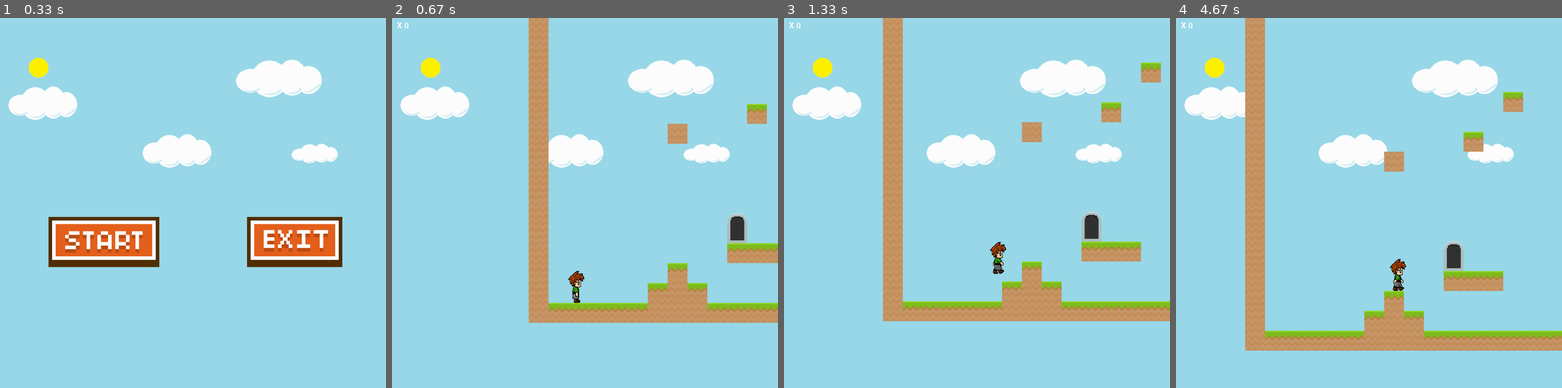
Above: before the commit, frames 1-4 (left to right).
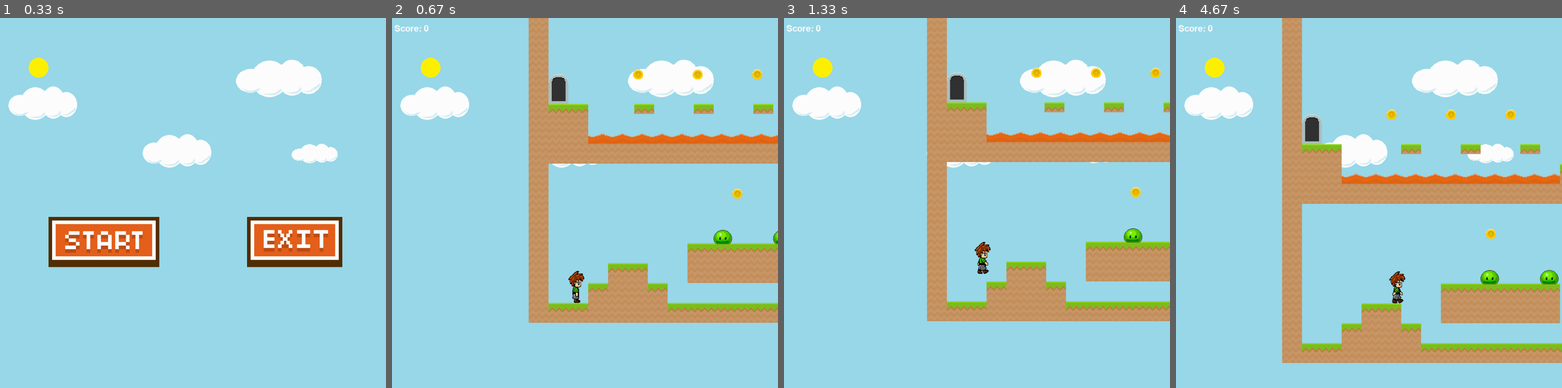
Above: after the commit, the same moments.

Repository: BHalpert/PyGamePlaformGame
Game: pygame game, started from main.py
Two runs of this game, one before a commit and one after it. Both use one fixed random seed, a clock stepped at 60 frames per second and the inputs below.
Inputs (mouse positions are in pixels of both pictures, inside the frame that each line leads up to):
- Up to frame 1 (0.33 s): no input
- Up to frame 2 (0.67 s): click (496, 240) at 0.38 s
- Up to frame 3 (1.33 s): hold Right 0.67-1.13 s; move the mouse to (973, 243) at 0.7 s; hold Right from 1.17 s (still down); tap Space at 1.23 s
- Up to frame 4 (4.67 s): tap Space at 1.53, 1.73, 2.03, 2.3, 2.6, 2.73, 3.03, 3.4, 3.7, 3.9, 4.2, 4.4 s; release Right at 1.63 s; hold Left 1.67-2.2 s; hold Left 2.23-2.63 s; hold Right 2.67-3.3 s; hold Left 3.33-3.8 s; hold Right 3.83-4.3 s; hold Right from 4.33 s (still down)

Frame 1 is identical in both runs. In frame 2, 12% of the frame differs, in the area x 0-100%, y 1-80%; in frame 3, 20%; in frame 4, 28%, in the area x 0-100%, y 0-94%.

Commit message:
fixed visual errors with blob/enemy sprite groups and removed fullscreen ability due to visual errors

Diff:
--- a/main.py
+++ b/main.py
@@ -17,12 +17,12 @@
 screen_height = 1000
 
 #  creates screen
-screen = pygame.display.set_mode((screen_width, screen_height), pygame.RESIZABLE)
+screen = pygame.display.set_mode((screen_width, screen_height))
 pygame.display.set_caption('Platformer')
 
 #define font
 font = pygame.font.SysFont('Bauhaus 93', (screen_width//14))
-font_score = pygame.font.SysFont('Bauhaus 93', (screen_width//33))
+font_score = pygame.font.SysFont('Bauhaus 93', (screen_width//30))
 
 scroll = [0, 0]
 
@@ -30,7 +30,7 @@
 tile_size = screen_width/20
 game_over = 0 # -1 = lost, 0 = nothing, 1 = won
 main_menu = True
-level = 0
+level = 4
 max_levels = 7
 score = 0
 
@@ -323,7 +323,8 @@
         if abs(self.move_counter) > tile_size:
             self.move_direction *= -1
             self.move_counter *= -1
-            screen.blit(self.image, (self.rect.x - scroll[0], self.rect.y - scroll[1]))
+        screen.blit(self.image, (self.rect.x - scroll[0], self.rect.y - scroll[1]))
+
 
 class Platform(pygame.sprite.Sprite):
     def __init__(self, x, y, move_x, move_y):
@@ -386,10 +387,6 @@
 exit_group = pygame.sprite.Group()
 coin_group = pygame.sprite.Group()
 
-# create dummy coin for showing the score (not accesible by player for looks only)
-score_coin = Coin(tile_size // 2, tile_size // 2)
-coin_group.add(score_coin)
-
 # load in level data and create world
 if path.exists(f'Levels/level{level}_data'):
     pickle_in = open(f'Levels/level{level}_data', 'rb') #  rb = read data(binary)
@@ -432,7 +429,7 @@
             if pygame.sprite.spritecollide(player, coin_group, True):
                 score += 1
                 coin_fx.play()
-            draw_text('X ' + str(score), font_score, white, tile_size - (tile_size//5), (tile_size//5))
+            draw_text('Score: ' + str(score), font_score, white, tile_size - (tile_size//3), (tile_size//3))
 
         #blob_group.draw(screen)
         #platform_group.draw(screen)
